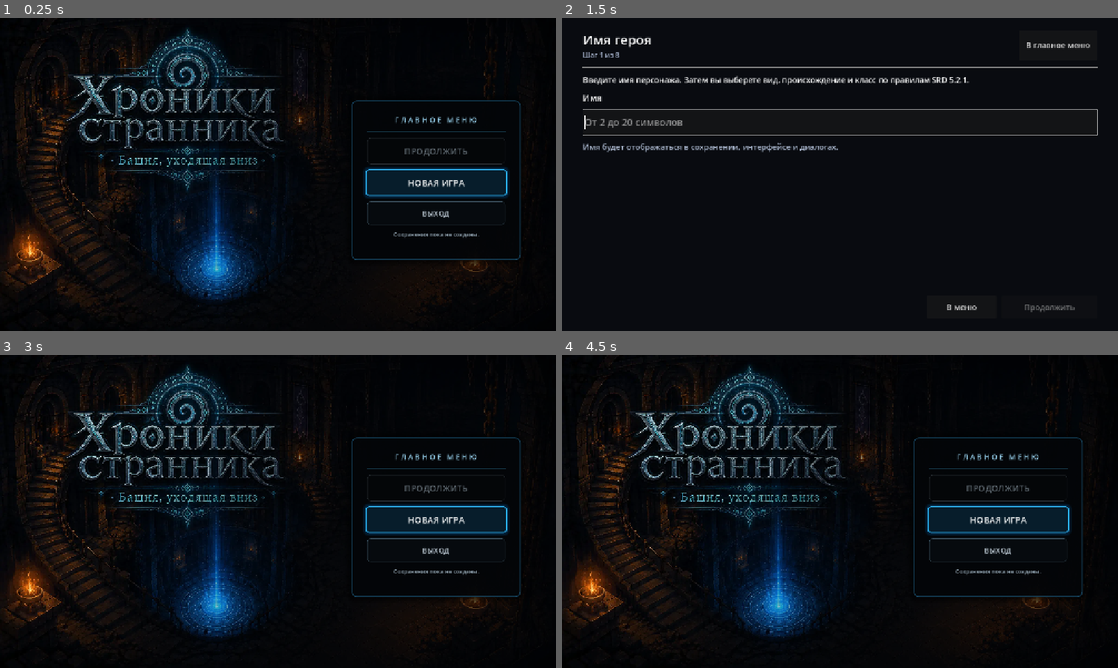
Above: before the commit, frames 1-4 (two rows, left to right).
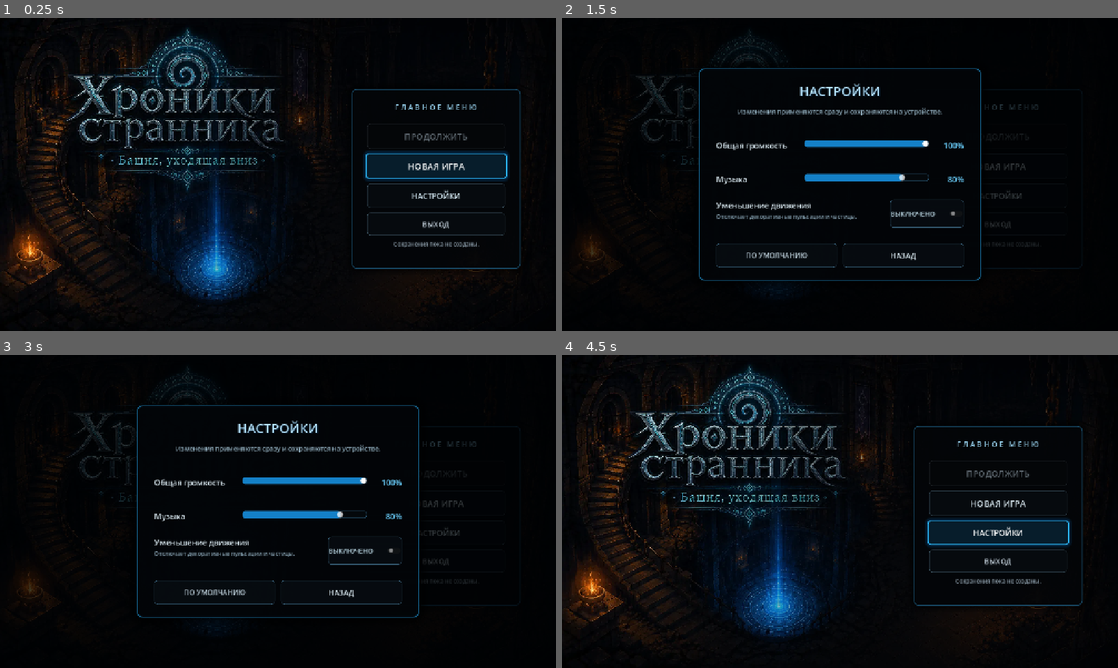
Above: after the commit, the same moments.

Repository: eretenkodaniil16-rgb/rpg-project
Game: Godot game, scene res://scenes/menus/main_menu.tscn
The game is run twice, just before and just after one commit, with the same random seed, the same clock (stepped at 60 frames per second) and the same inputs.
Inputs (mouse positions are in pixels of both pictures, inside the frame that each line leads up to):
- Up to frame 1 (0.25 s): no input
- Up to frame 2 (1.5 s): click (995, 196) at 0.5 s, where only the run after the commit has a clickable "НАСТРОЙКИ"; click (995, 165) at 1.25 s, where only the run after the commit has a clickable "НОВАЯ ИГРА"
- Up to frame 3 (3 s): click (433, 502) at 2 s, where only the run after the commit has a clickable "НОВАЯ ИГРА"; click (494, 383) at 2.75 s, where only the run before the commit has a clickable "В главное меню"
- Up to frame 4 (4.5 s): click "НОВАЯ ИГРА" at 3.5 s; click "В меню" (after the commit: "НАЗАД") at 4.25 s

The runs differ from the first frame. In frame 1, 4.8% of the frame differs, in the area x 63-94%, y 22-82%; in frame 2, 7.0%; in frame 3, 19%, in the area x 0-96%, y 2-94%; in frame 4, 4.4%.
Error before the commit: Invalid access to property or key 'mouse_entered' on a base object of type 'null instance'. (res://scripts/menus/main_menu.gd:69)

Commit message:
feat: добавить вход в настройки из главного меню

Diff:
--- a/scenes/menus/main_menu.tscn
+++ b/scenes/menus/main_menu.tscn
@@ -1,9 +1,10 @@
-[gd_scene load_steps=16 format=3]
+[gd_scene load_steps=17 format=3]
 
 [ext_resource type="Script" path="res://scripts/menus/main_menu.gd" id="1_menu"]
 [ext_resource type="Script" path="res://scripts/menus/main_menu_atmosphere.gd" id="2_atmosphere"]
 [ext_resource type="Script" path="res://scripts/menus/main_menu_tiled_background.gd" id="3_tiled_background"]
 [ext_resource type="Script" path="res://scripts/menus/main_menu_title_glow.gd" id="4_title_glow"]
+[ext_resource type="PackedScene" path="res://scenes/ui/main_menu_settings_panel.tscn" id="5_settings"]
 
 [sub_resource type="Shader" id="Shader_menu_shade"]
 code = "shader_type canvas_item;\n\nvoid fragment() {\n\tfloat shade = smoothstep(0.05, 0.72, UV.x);\n\tfloat lower = smoothstep(0.0, 1.0, UV.y) * 0.10;\n\tCOLOR = vec4(0.006, 0.010, 0.018, shade * 0.55 + lower);\n}\n"
@@ -153,9 +154,9 @@
 [node name="CenterContainer" type="CenterContainer" parent="."]
 layout_mode = 1
 anchor_left = 0.61
-anchor_top = 0.15
+anchor_top = 0.1
 anchor_right = 0.96
-anchor_bottom = 0.89
+anchor_bottom = 0.93
 grow_horizontal = 2
 grow_vertical = 2
 
@@ -167,13 +168,13 @@
 [node name="MarginContainer" type="MarginContainer" parent="CenterContainer/MenuPanel"]
 layout_mode = 2
 theme_override_constants/margin_left = 34
-theme_override_constants/margin_top = 30
+theme_override_constants/margin_top = 28
 theme_override_constants/margin_right = 34
-theme_override_constants/margin_bottom = 28
+theme_override_constants/margin_bottom = 26
 
 [node name="VBoxContainer" type="VBoxContainer" parent="CenterContainer/MenuPanel/MarginContainer"]
 layout_mode = 2
-theme_override_constants/separation = 13
+theme_override_constants/separation = 11
 
 [node name="Title" type="Label" parent="CenterContainer/MenuPanel/MarginContainer/VBoxContainer"]
 visible = false
@@ -200,7 +201,7 @@
 modulate = Color(0.24, 0.65, 0.84, 0.72)
 
 [node name="ContinueButton" type="Button" parent="CenterContainer/MenuPanel/MarginContainer/VBoxContainer"]
-custom_minimum_size = Vector2(0, 60)
+custom_minimum_size = Vector2(0, 58)
 layout_mode = 2
 mouse_default_cursor_shape = 2
 theme_override_colors/font_color = Color(0.88, 0.94, 0.97, 1)
@@ -216,7 +217,7 @@
 text = "ПРОДОЛЖИТЬ"
 
 [node name="NewGameButton" type="Button" parent="CenterContainer/MenuPanel/MarginContainer/VBoxContainer"]
-custom_minimum_size = Vector2(0, 60)
+custom_minimum_size = Vector2(0, 58)
 layout_mode = 2
 mouse_default_cursor_shape = 2
 theme_override_colors/font_color = Color(0.88, 0.94, 0.97, 1)
@@ -229,8 +230,22 @@
 theme_override_styles/focus = SubResource("StyleBox_button_hover")
 text = "НОВАЯ ИГРА"
 
+[node name="SettingsButton" type="Button" parent="CenterContainer/MenuPanel/MarginContainer/VBoxContainer"]
+custom_minimum_size = Vector2(0, 56)
+layout_mode = 2
+mouse_default_cursor_shape = 2
+theme_override_colors/font_color = Color(0.82, 0.9, 0.94, 1)
+theme_override_colors/font_hover_color = Color(0.94, 0.99, 1, 1)
+theme_override_colors/font_pressed_color = Color(1, 1, 1, 1)
+theme_override_font_sizes/font_size = 18
+theme_override_styles/normal = SubResource("StyleBox_button_normal")
+theme_override_styles/hover = SubResource("StyleBox_button_hover")
+theme_override_styles/pressed = SubResource("StyleBox_button_pressed")
+theme_override_styles/focus = SubResource("StyleBox_button_hover")
+text = "НАСТРОЙКИ"
+
 [node name="QuitButton" type="Button" parent="CenterContainer/MenuPanel/MarginContainer/VBoxContainer"]
-custom_minimum_size = Vector2(0, 54)
+custom_minimum_size = Vector2(0, 52)
 layout_mode = 2
 mouse_default_cursor_shape = 2
 theme_override_colors/font_color = Color(0.75, 0.8, 0.84, 1)
@@ -252,6 +267,11 @@
 horizontal_alignment = 1
 autowrap_mode = 2
 
+[node name="SettingsLayer" parent="." instance=ExtResource("5_settings")]
+unique_name_in_owner = true
+layout_mode = 1
+
 [connection signal="pressed" from="CenterContainer/MenuPanel/MarginContainer/VBoxContainer/NewGameButton" to="." method="_on_new_game_pressed"]
 [connection signal="pressed" from="CenterContainer/MenuPanel/MarginContainer/VBoxContainer/ContinueButton" to="." method="_on_continue_pressed"]
+[connection signal="pressed" from="CenterContainer/MenuPanel/MarginContainer/VBoxContainer/SettingsButton" to="." method="_on_settings_pressed"]
 [connection signal="pressed" from="CenterContainer/MenuPanel/MarginContainer/VBoxContainer/QuitButton" to="." method="_on_quit_pressed"]
